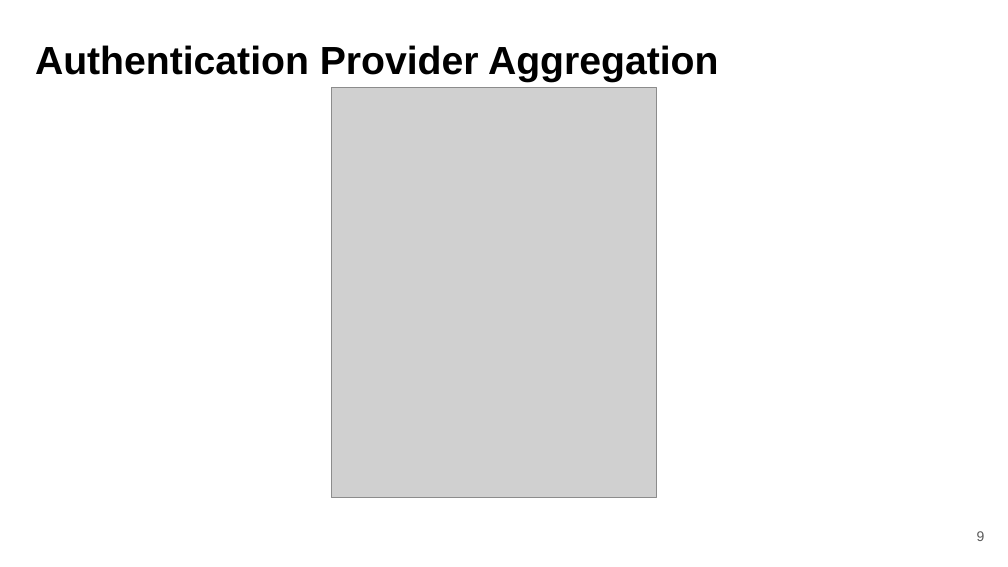
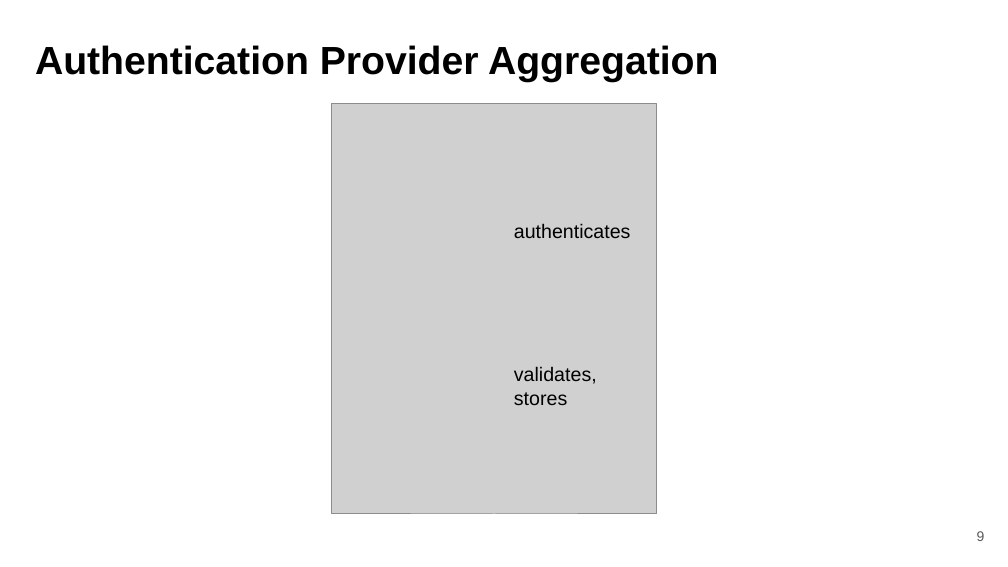
Before and after one commit to fanglores/Advanced-Software-Design, a slide deck: slide 9 of PracticeTasks/Module2/Task_9/Task 9. Domain decomposition.pptx. Drawn at 1008x567 pixels with LibreOffice and Linux fonts; fonts in the diff are those of the drawing; grey boxes stand for pictures. Boxes give left, top, right and bottom in pixels: in the first picture for what was removed or moved away, otherwise in the second. Text is boxed around its words. In the diff, an @@ line names an element or a change of style, - is before the commit and + after.

```diff
--- a/PracticeTasks/Module2/Task_9/Task 9. Domain decomposition.pptx
+++ b/PracticeTasks/Module2/Task_9/Task 9. Domain decomposition.pptx
@@ picture: place and size @@
-picture at box(332, 87, 657, 497)
+picture at box(332, 104, 657, 514)
@@ text added at box(514, 223, 631, 238), 14 pt, text #000000 @@
+authenticates
@@ text added at box(514, 366, 597, 405), 14 pt, text #000000 @@
+validates,
+stores
```
Also in this commit, not shown: 3 other slides changed, 1 other file.
